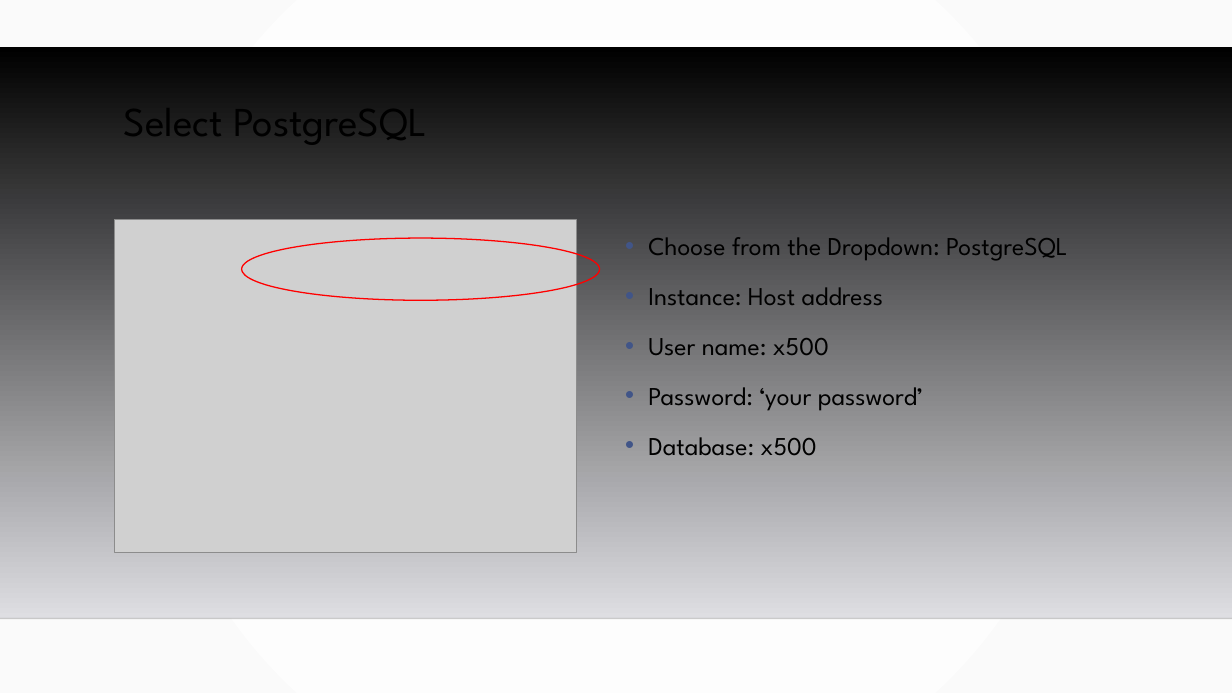
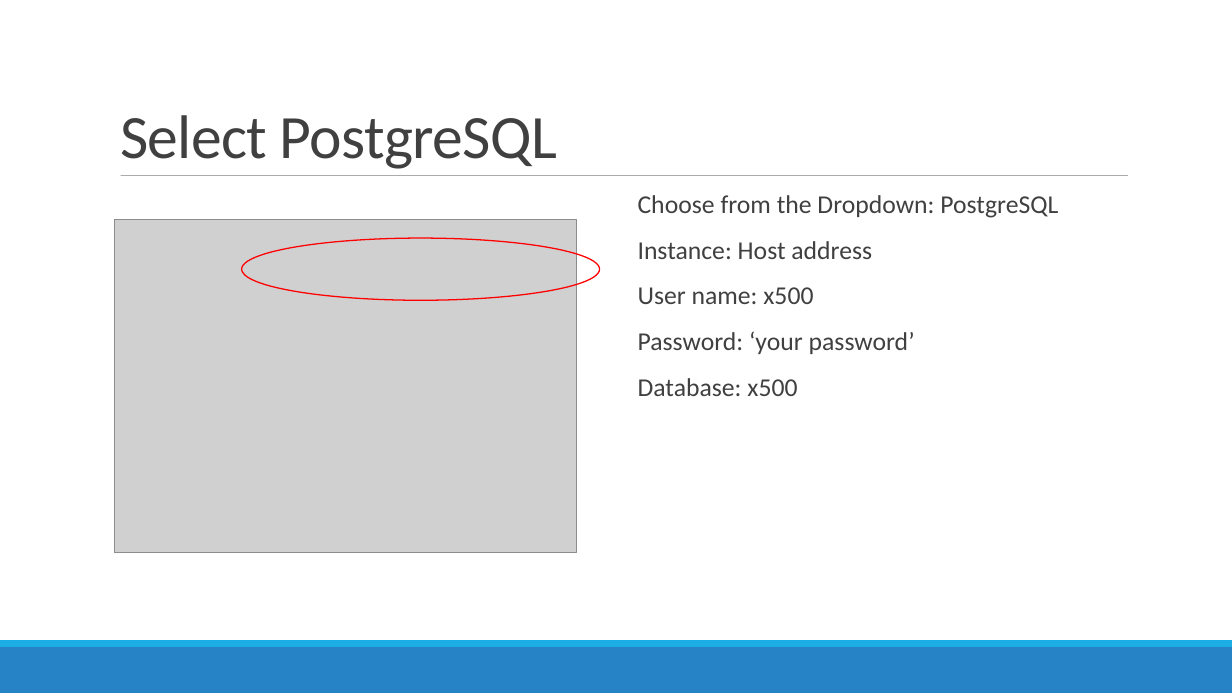
Before and after one commit to MGIS-UMN/GIS5577_week11, a slide deck: slide 25 of Creating_geospatial_services_ArcGIS.odp (slide 27 before the commit). Drawn at 1232x693 pixels with LibreOffice and Linux fonts; fonts in the diff are those of the drawing; grey boxes stand for pictures; background and template pictures are left out. Boxes give left, top, right and bottom in pixels: in the first picture for what was removed or moved away, otherwise in the second. Text is boxed around its words. In the diff, an @@ line names an element or a change of style, - is before the commit and + after.

```diff
--- a/Creating_geospatial_services_ArcGIS.odp
+++ b/Creating_geospatial_services_ArcGIS.odp
@@ background gradient #FFFFFF to #FAFAFA to #FFFFFF @@
@@ title "Select PostgreSQL": place and size @@
-title "Select PostgreSQL" at box(124, 90, 427, 151)
+title "Select PostgreSQL" at box(120, 115, 557, 169)
@@ title "Select PostgreSQL" at box(120, 115, 557, 169): size 32 to 48 pt, font League Spartan to Calibri, text colour #000000 to #404040, letter spacing 0 to -0.5 pt; line spacing 0.9 to 0.85; vertical alignment top to bottom @@
@@ freeform shape removed at box(0, 47, 1232, 618) @@
@@ line added from (121, 176) to (1128, 176), #7F7F7F 0.51 pt @@
@@ text "Choose from the Dropdown: PostgreSQL": place and size @@
-text "Choose from the Dropdown: PostgreSQL" at box(648, 237, 1067, 455)
+text "Choose from the Dropdown: PostgreSQL" at box(638, 195, 1058, 396)
@@ text "Choose from the Dropdown: PostgreSQL" at box(638, 195, 1058, 396): font League Spartan to Calibri, text colour #000000 to #404040; bullet • to  ; line spacing 1.2 to 0.9; more space between paragraphs; bullet colour #415588 to #1CADE4 @@
@@ line removed from (0, 618) to (1232, 618) @@
@@ freeform shape added at box(0, 647, 1232, 693), fill #2683C6 @@
@@ freeform shape added at box(0, 640, 1232, 647), fill #1CADE4 @@
```
Also in this commit, not shown: 36 other slides changed, 1 slide added, 4 slides removed, 2 other files.
